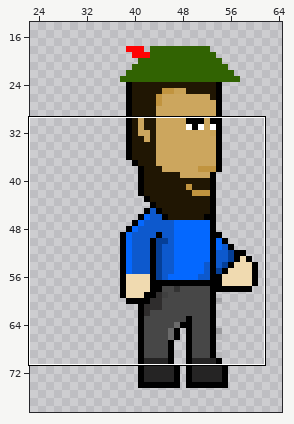
Sprite sheet -- Sprites - Copy/0_Combo/Jake/Blue Black.png. The first picture is a wide view before the edit; the outline marks the close-up.
Close-up. Old version:
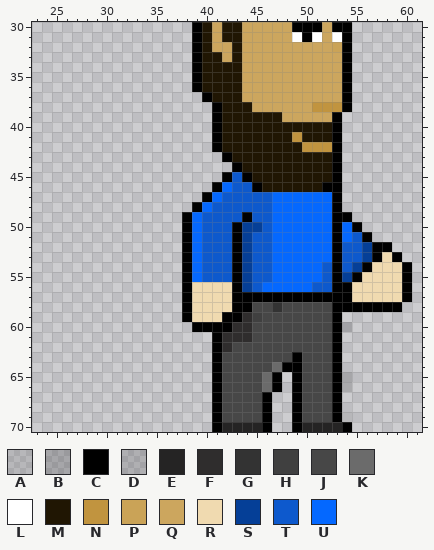
The file is 100x100 pixels. Pixels under 10% opacity are left out. Colours within 5 levels of each other are drawn and written as one. Shown: x 23..61, y 30..70. The wide view leaves out empty margins.
Palette (. is transparent): A #0000001b  B #00000030  C #000000  D #00000025  E #252424  F #2f2d2d  G #333333  H #404040  J #474747  K #6b6b6b  L #ffffff  M #201603  N #c1943f  P #caa357  Q #cca65e  R #f0dab0  S #053f97  T #0d59cd  U #0468ff
The same view after the edit:
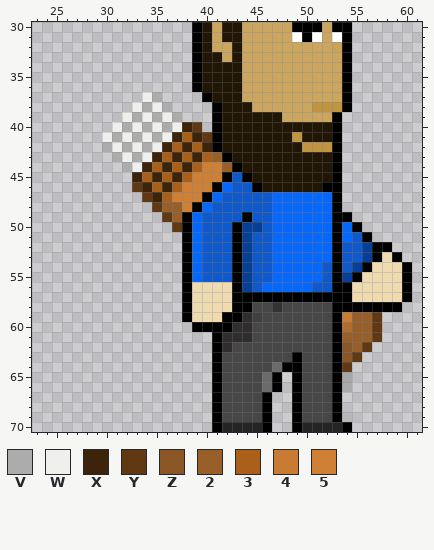
Colours new in this view: V #acacac  W #efefee  X #3c230a  Y #603913  Z #8a5625  2 #985f29  3 #ab6019  4 #c77b33  5 #cf8035
Diff:
@@ palette @@
-D #00000025
+D #b16d2d
@@ x 28..44 @@
 36 ...........CMMMMQ
-37 ............CMMMQ
-38 .............CMMM
-39 .............CMMM
-40 .............CMMM
-41 .............CMMM
-42 .............CMMM
-43 ..............CMM
-44 ...............CM
-45 ..............CTC
-46 .............CUTT
-47 ............CUTTT
-48 ...........CUTTTT
-49 ..........CUTTTTC
-50 ..........CUTTTCS
+37 ......WV....CMMMQ
+38 .....WVWV....CMMM
+39 ....WVWVWV...CMMM
+40 ...WVWVWVWXY.CMMM
+41 ..WVWVWVWX3XYCMMM
+42 ..VWVWVWX3X3XCMMM
+43 ...VWVWX3X3X32CMM
+44 ....VWX3X3X3552CM
+45 .....X3X3X3555CTC
+46 .....YX3X3555CUTT
+47 ......YX3555CUTTT
+48 .......Y225CUTTTT
+49 ........Y2CUTTTTC
+50 .........YCUTTTCS
 51 ..........CUTTTCS
@@ x 52..59 @@
 58 JCCCCCCC
-59 JC......
-60 JCD.....
-61 JC......
-62 JC......
-63 JC......
-64 JC......
+59 JC422Y..
+60 JCD22Y..
+61 JC222Y..
+62 JCZ2Y...
+63 JCZY....
+64 JCY.....
 65 JCB.....
Pixel boxes of the changes (left, top, right, bottom) in both close-ups:
added: (102, 92, 232, 232)
changed: (342, 312, 382, 372)
